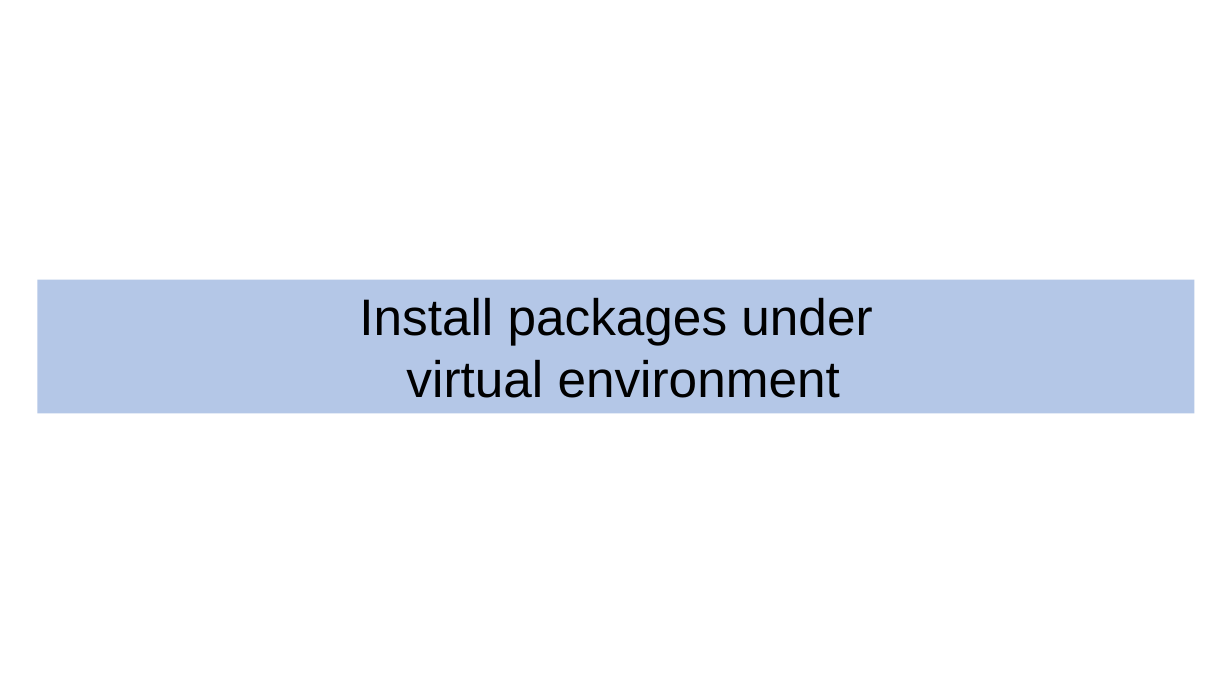
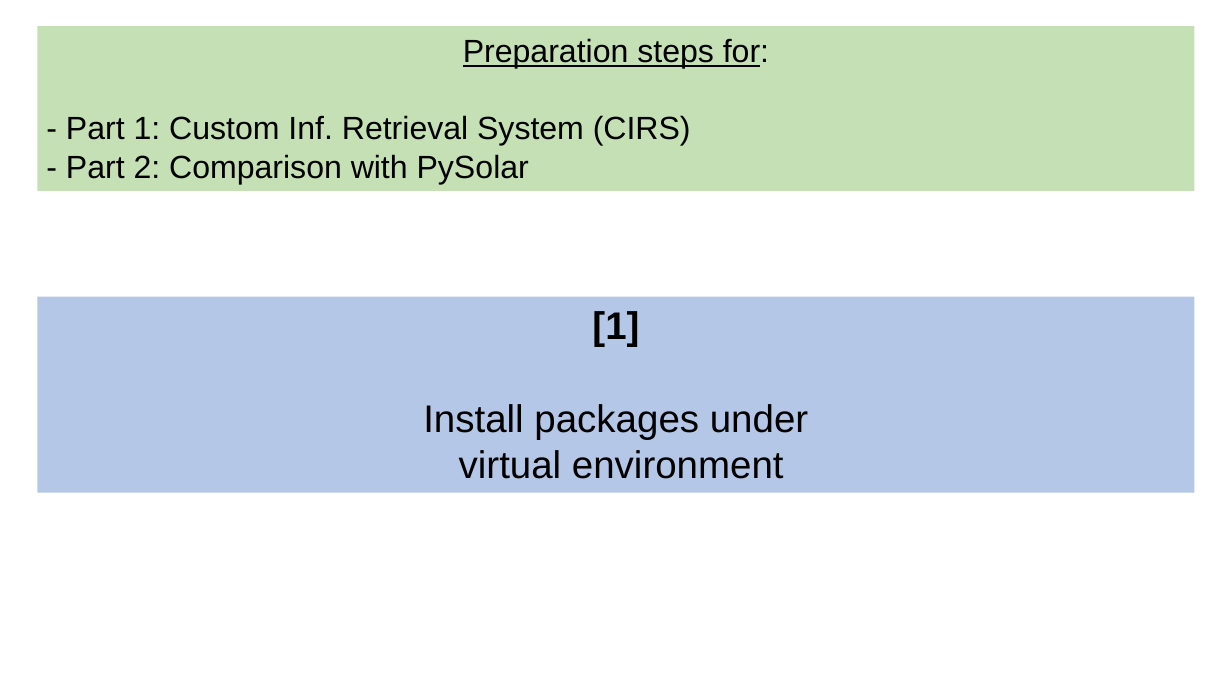
Before and after one commit to TheofanisTsiantas/CAS_IE_InformationRetrieval, a slide deck: slide 2 of Installation_SetUp.pptx (slide 1 before the commit). Drawn at 1232x693 pixels with LibreOffice and Linux fonts; fonts in the diff are those of the drawing. Boxes give left, top, right and bottom in pixels: in the first picture for what was removed or moved away, otherwise in the second. Text is boxed around its words. In the diff, an @@ line names an element or a change of style, - is before the commit and + after.

```diff
--- a/Installation_SetUp.pptx
+++ b/Installation_SetUp.pptx
@@ rectangle added at (x1=37, y1=26, x2=1194, y2=190), fill #C5E0B4, 25 pt, text #000000 @@
+Preparation steps for:
+- Part 1: Custom Inf. Retrieval System (CIRS)
+- Part 2: Comparison with PySolar
@@ rectangle "[1]" resized from (x1=37, y1=280, x2=1194, y2=414) to (x1=37, y1=297, x2=1194, y2=493) @@
@@ text in rectangle at (x1=592, y1=311, x2=639, y2=347): paragraph added @@
+[1]
@@ text in rectangle at (x1=423, y1=404, x2=808, y2=479): size 40 to 30 pt @@
```
Also in this commit, not shown: 2 other slides changed, 2 slides added, 1 slide removed, 15 other files.
